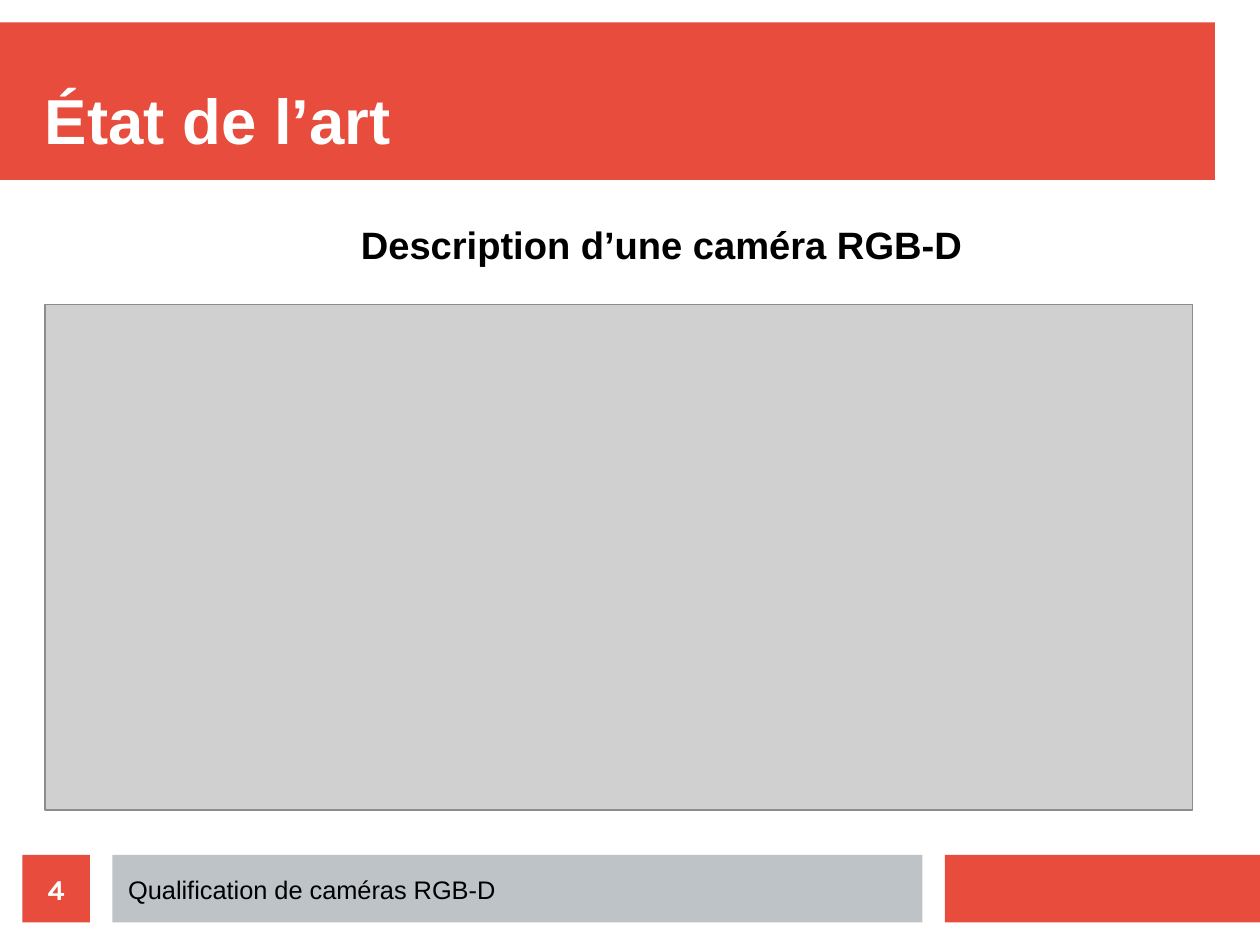
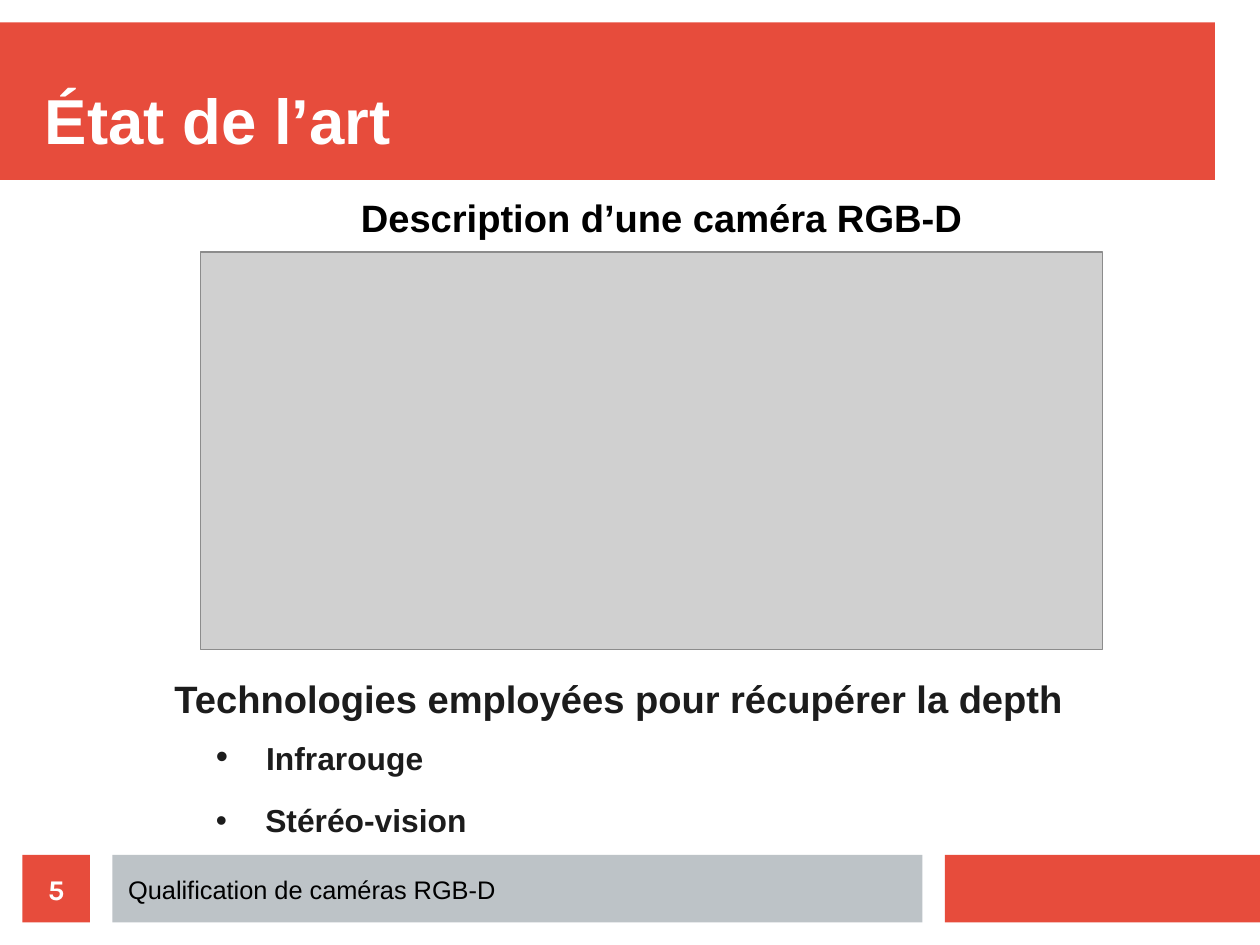
Before and after one commit to YasmineBOU/MemoireProjetTuteure, a slide deck: slide 5 of Présentations/présentation.odp (slide 4 before the commit). Drawn at 1260x945 pixels with LibreOffice and Linux fonts; fonts in the diff are those of the drawing; grey boxes stand for pictures. Boxes give left, top, right and bottom in pixels: in the first picture for what was removed or moved away, otherwise in the second. Text is boxed around its words. In the diff, an @@ line names an element or a change of style, - is before the commit and + after.

```diff
--- a/Présentations/présentation.odp
+++ b/Présentations/présentation.odp
@@ text "Description d’une caméra RGB-D": place and size @@
-text "Description d’une caméra RGB-D" at (361,231,962,267)
+text "Description d’une caméra RGB-D" at (361,204,962,240)
@@ picture: place and size @@
-picture at (45,305,1193,811)
+picture at (200,252,1102,648)
@@ text added at (174,685,1063,721), 24 pt, text #1C1C1C, bold @@
+Technologies employées pour récupérer la depth
@@ text added at (265,747,466,833), 20 pt, text #1C1C1C, bold @@
+• Infrarouge
+• Stéréo-vision
@@ page number at (48,881,65,901): text changed @@
-4
+5
```
Also in this commit, not shown: 5 other slides changed, 1 slide added, 3 slides removed, 1 other file.
